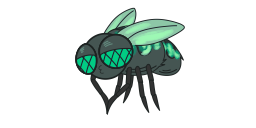
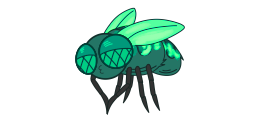
Two versions of the same layered image (256x128). Layer-by-layer changes:
painted on "Capa 50 - copia" over [75, 43, 98, 75]
painted on "Capa 51 - copia" over [98, 33, 134, 69]
painted on "Capa 50 - copia 2" over [75, 43, 98, 75]
painted on "Capa 51 - copia 2" over [98, 33, 134, 69]
painted on "Capa 50 - copia 3" over [75, 43, 98, 75]
painted on "Capa 51 - copia 3" over [98, 33, 134, 69]
painted on "Capa 10 - copia" over [82, 32, 129, 80]
painted on "Capa 13 - copia" over [116, 18, 185, 46]
painted on "Capa 11 - copia" over [101, 25, 167, 76]
painted on "Capa 14 - copia" over [100, 7, 137, 43]
painted on "Capa 12 - copia" over [141, 34, 184, 76]
